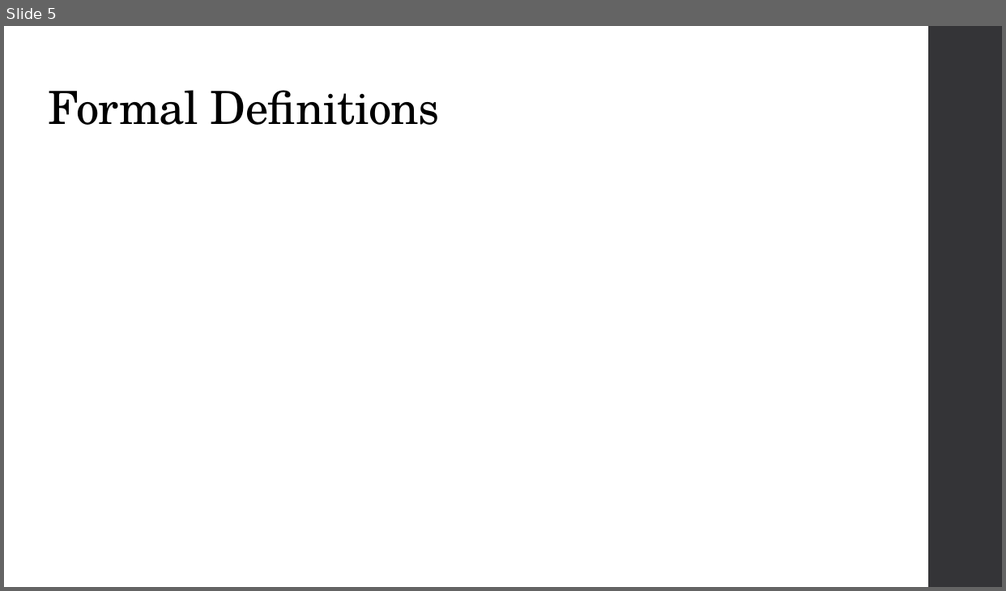
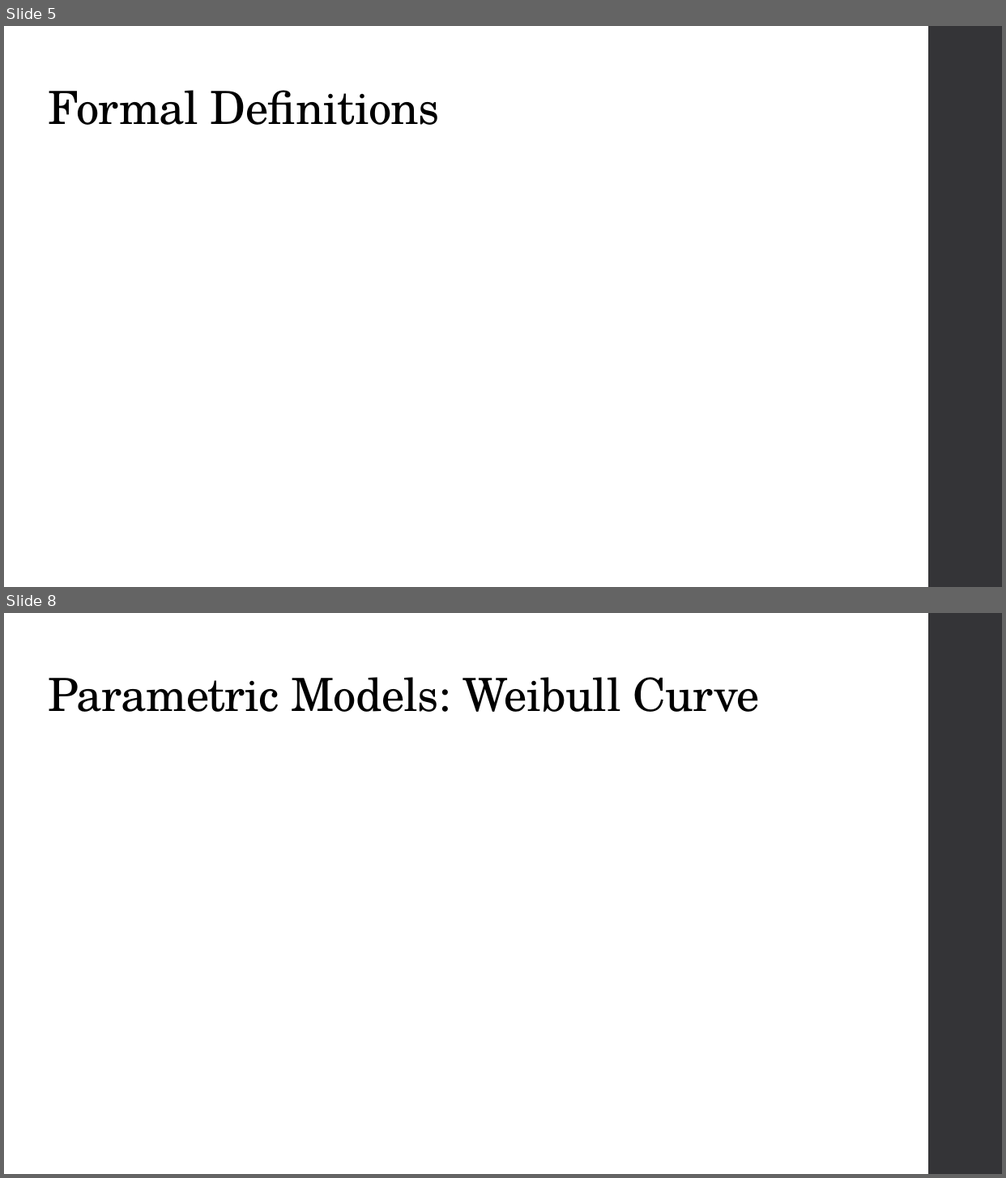
Before and after one commit to thisisashukla/survival-analysis, a slide deck: Survival Analytics.pptx. Shown one above the other, each under a label of ours: slide 5 before the commit, slides 5 and 8 after it; the slides between them are not shown. The pictures are 1006x591 and 1006x1178 pixels, drawn with LibreOffice and Linux fonts; fonts in the diff are those of the drawing; grey boxes stand for pictures. Boxes give left, top, right and bottom in pixels: in the first picture for what was removed or moved away, otherwise in the second. Text is boxed around its words. In the diff, an @@ line names an element or a change of style, - is before the commit and + after.

```diff
--- a/Survival Analytics.pptx
+++ b/Survival Analytics.pptx
@@ slide 8 added at (4, 613, 1002, 1174), background #FFFFFF; not listed: 1 template element that a slide beside it also shows @@
@@ title added at (48, 677, 759, 712), 33 pt, text #000000 @@
+Parametric Models: Weibull Curve
```
Also in this commit, not shown: 4 slides changed, 2 other slides added, 4 other files.
